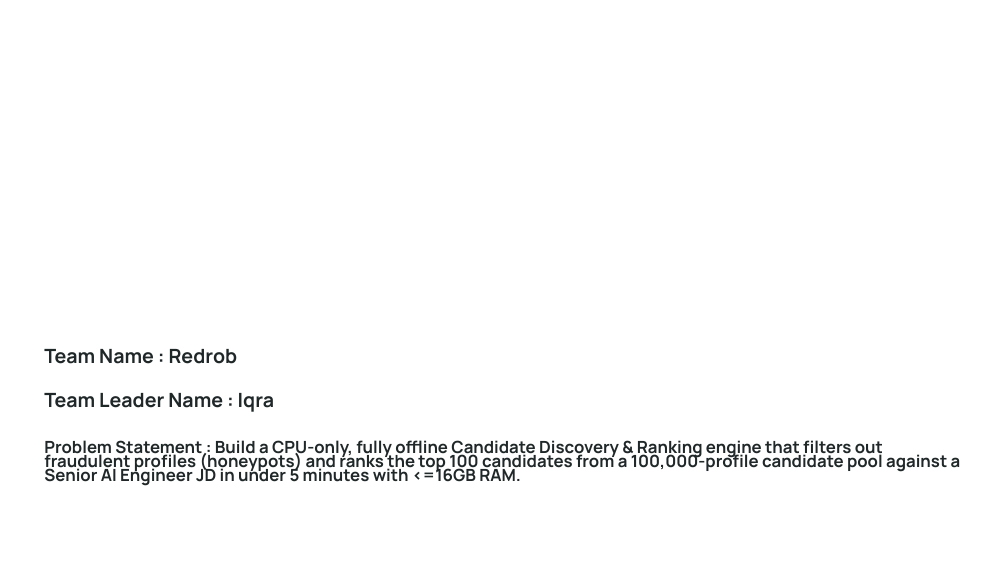
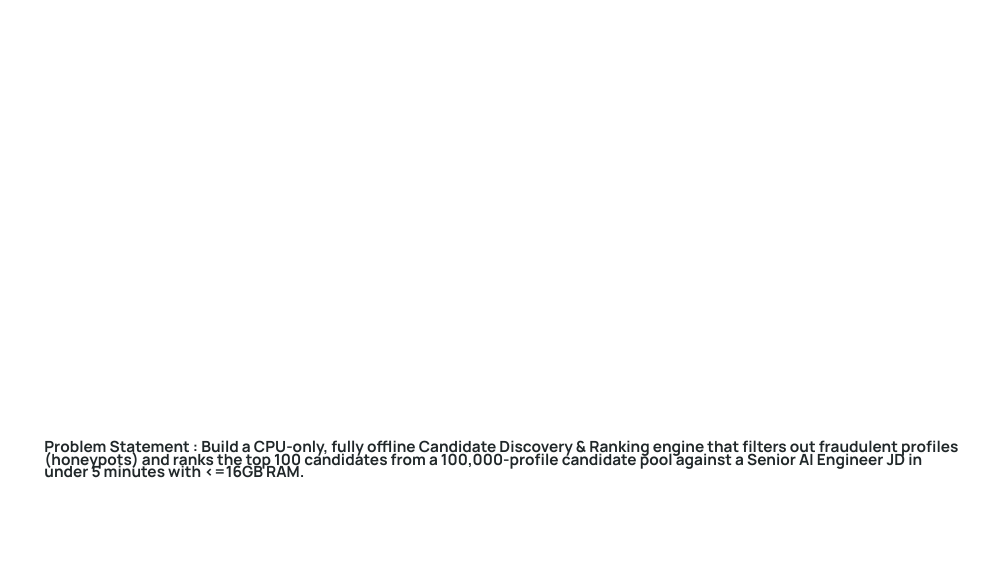
Before and after one commit to IqraKhanZ/candidate-ranker, a slide deck: slide 1 of Redrob_Candidate_Ranker_Submission.pptx. Drawn at 1008x567 pixels with LibreOffice and Linux fonts; fonts in the diff are those of the drawing; background and template pictures are left out. Boxes give left, top, right and bottom in pixels: in the first picture for what was removed or moved away, otherwise in the second. Text is boxed around its words. In the diff, an @@ line names an element or a change of style, - is before the commit and + after.

```diff
--- a/Redrob_Candidate_Ranker_Submission.pptx
+++ b/Redrob_Candidate_Ranker_Submission.pptx
@@ text removed at (44,349,238,364) @@
-Team Name : Redrob
@@ text removed at (44,393,275,412) @@
-Team Leader Name : Iqra
@@ text "Problem Statement : Build a ..." at (44,440,958,478): size 12 to 11 pt @@
```
Also in this commit, not shown: 9 other slides changed.
